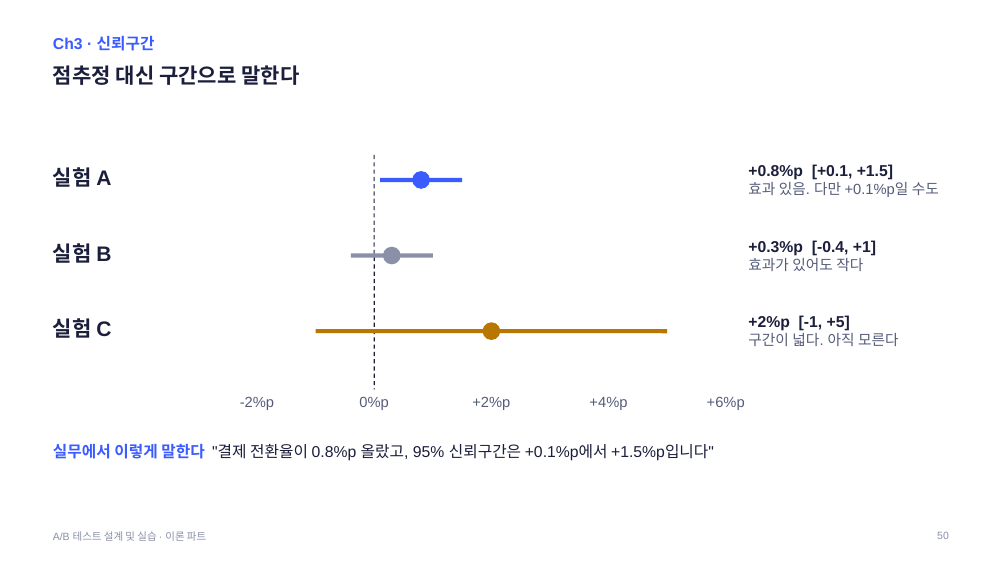
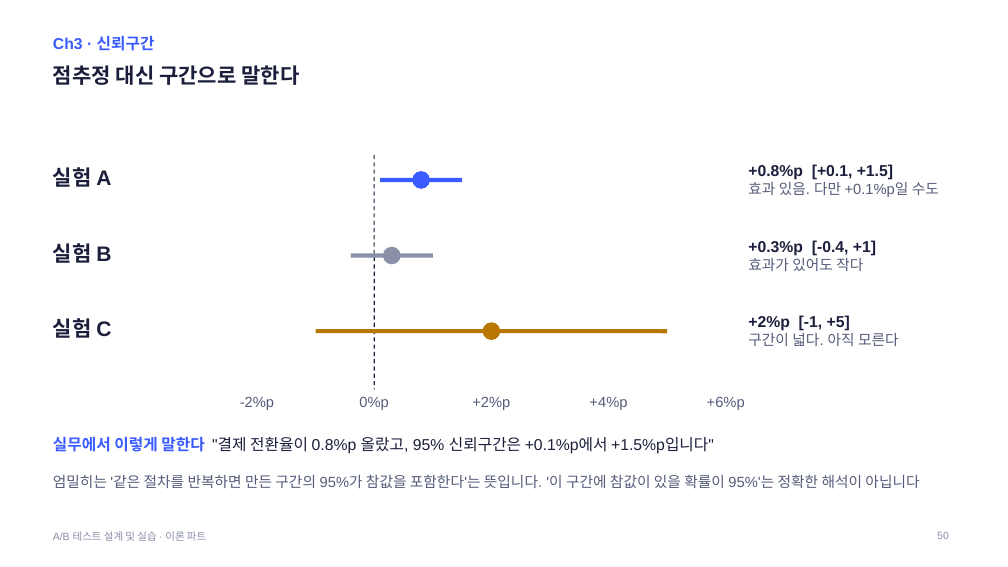
Before and after one commit to kkamret/quickmart-lab-rats, a slide deck: slide 50 of docs/lecture/ab-testing-theory.pptx. Drawn at 1008x567 pixels with LibreOffice and Linux fonts; fonts in the diff are those of the drawing. Boxes give left, top, right and bottom in pixels: in the first picture for what was removed or moved away, otherwise in the second. Text is boxed around its words. In the diff, an @@ line names an element or a change of style, - is before the commit and + after.

Commit message:
docs: 이론 PPT에 위키 실무 (1)의 겹치지 않는 내용 반영
- Ch3 실행 순서·A/A·실험 기간·신뢰구간·효과 크기·분산 축소·다중검정 슬라이드 보강
- CUPED 주의점 슬라이드 추가
- 가이드 덱 제작 기록 갱신

Refs #10

```diff
--- a/docs/lecture/ab-testing-theory.pptx
+++ b/docs/lecture/ab-testing-theory.pptx
@@ text "실무에서 이렇게 말한다 "결제 전환율이 ..." moved from (x1=53, y1=444, x2=714, y2=461) to (x1=53, y1=437, x2=714, y2=454) @@
@@ text added at (x1=53, y1=475, x2=919, y2=488), 14 pt, text #555C7A @@
+엄밀히는 '같은 절차를 반복하면 만든 구간의 95%가 참값을 포함한다'는 뜻입니다. '이 구간에 참값이 있을 확률이 95%'는 정확한 해석이 아닙니다
```
Also in this commit, not shown: 9 other slides changed, 1 slide added, 2 other files.
